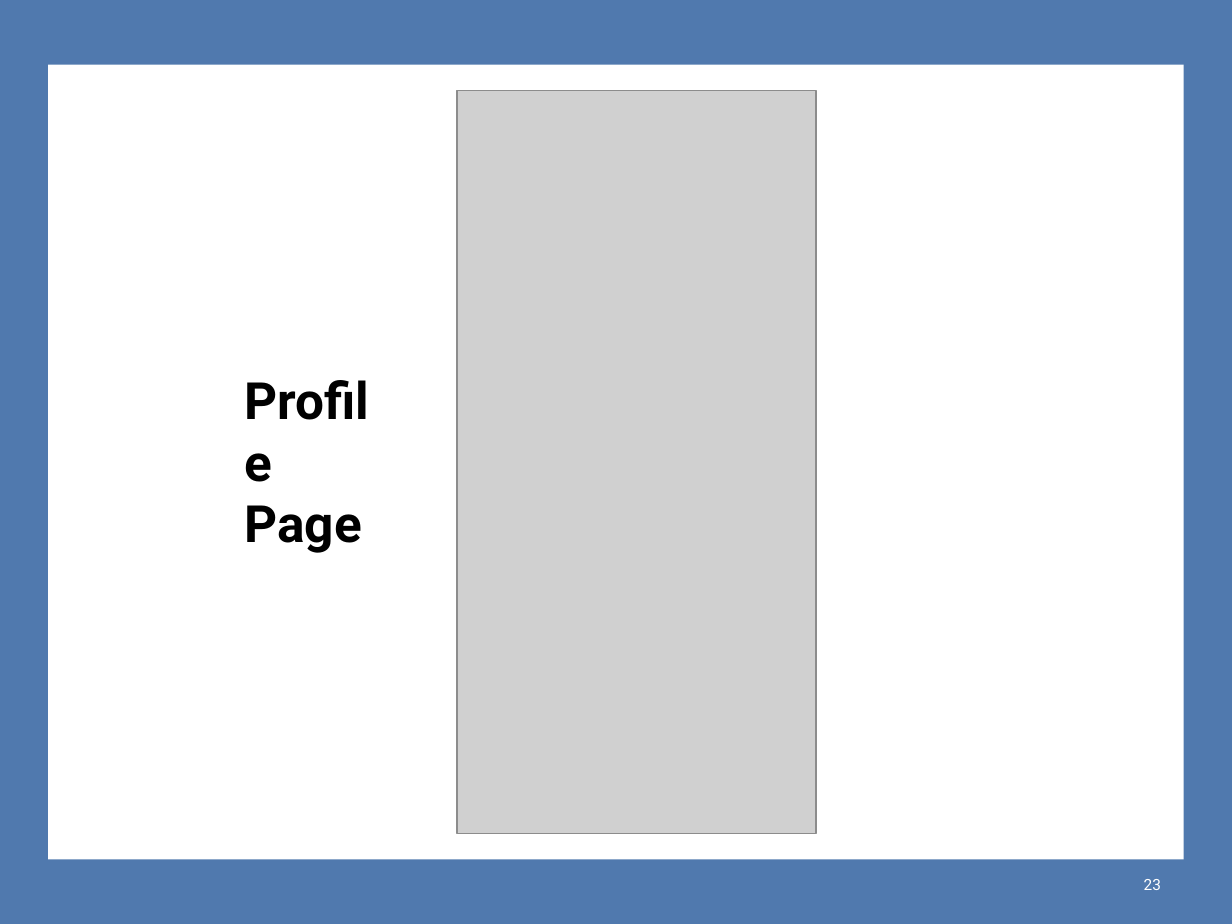
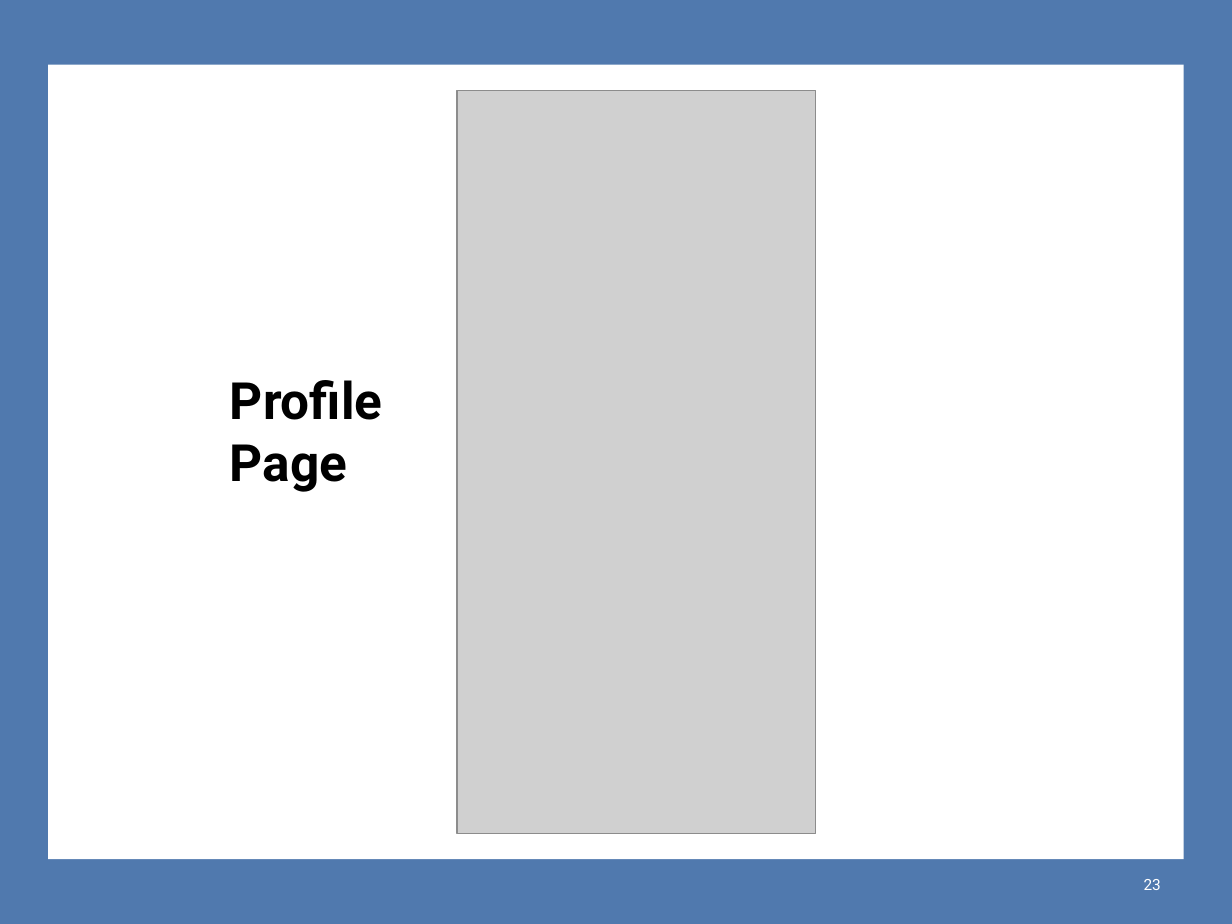
Before and after one commit to lukskoki/Racunko, a slide deck: slide 23 of Dokumentacija/PROINZ_TG11.4_Racunko.pptx. Drawn at 1232x924 pixels with LibreOffice and Linux fonts; fonts in the diff are those of the drawing; grey boxes stand for pictures; background and template pictures are left out. Boxes give left, top, right and bottom in pixels: in the first picture for what was removed or moved away, otherwise in the second. Text is boxed around its words. In the diff, an @@ line names an element or a change of style, - is before the commit and + after.

```diff
--- a/Dokumentacija/PROINZ_TG11.4_Racunko.pptx
+++ b/Dokumentacija/PROINZ_TG11.4_Racunko.pptx
@@ text "Profile Page" rewrapped from <box>244,505,361,553</box> to <box>230,380,382,492</box> @@
```
Also in this commit, not shown: 14 other slides changed.
